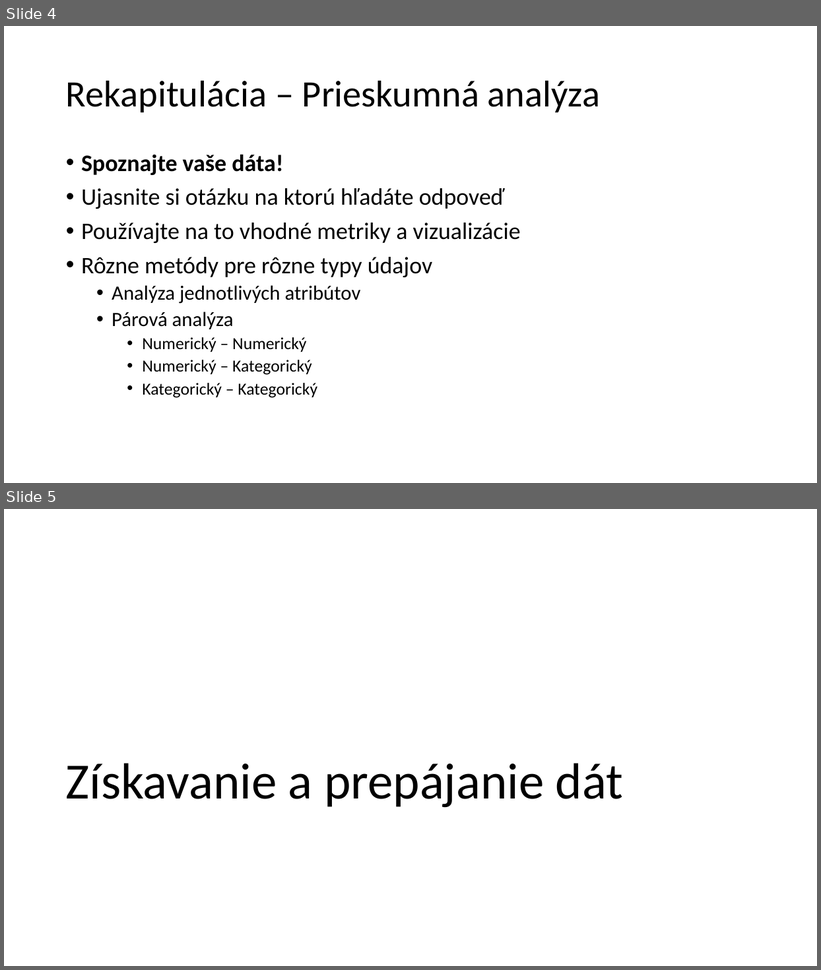
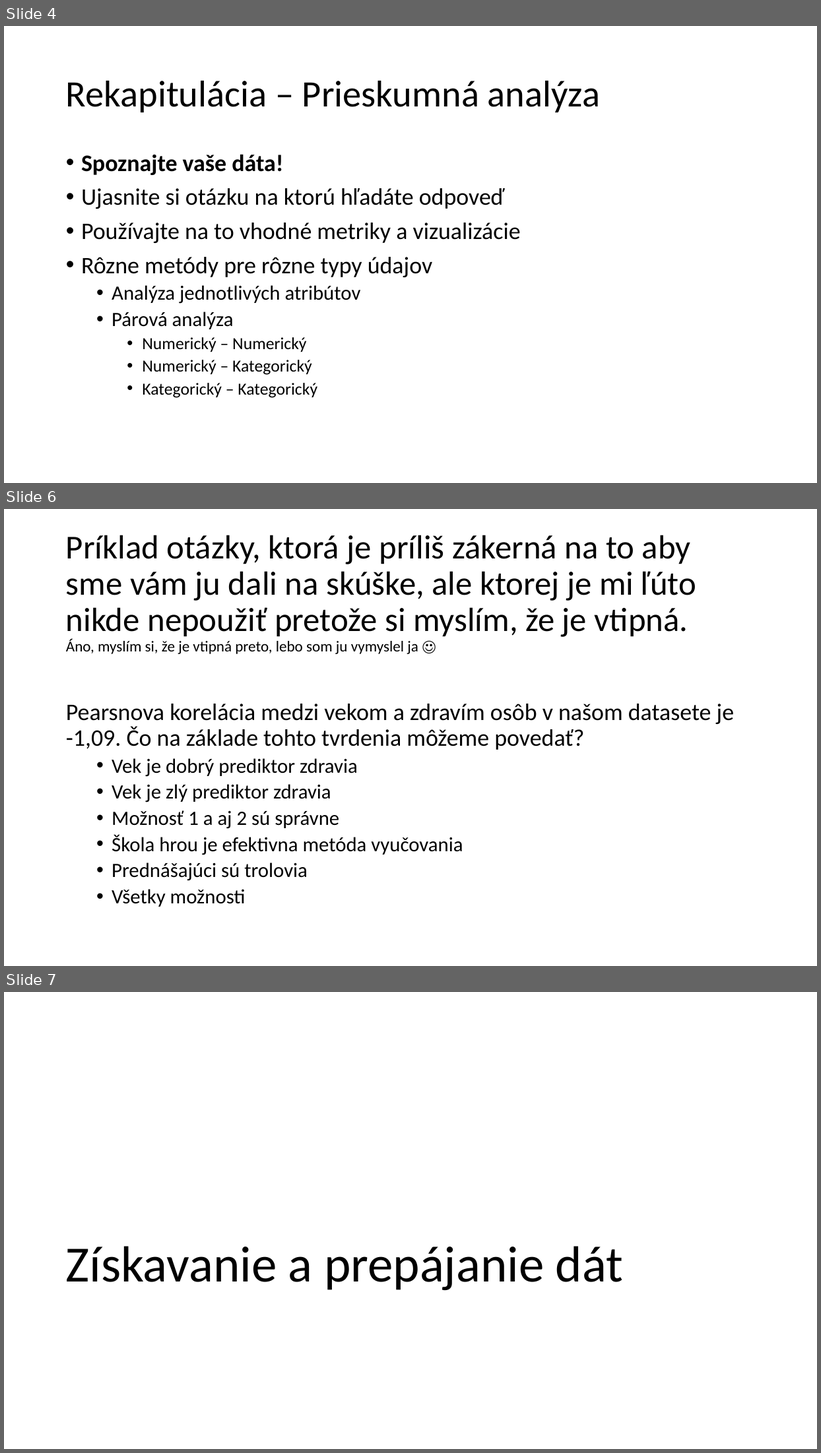
Before and after one commit to robom/IAU-2019-2020, a slide deck: prednasky/04/Získavanie a prepájanie dát.pptx. Shown one above the other, each under a label of ours: slides 4 and 5 before the commit, slides 4, 6 and 7 after it; the slides between them are not shown. The pictures are 821x970 and 821x1453 pixels, drawn with LibreOffice and Linux fonts; fonts in the diff are those of the drawing. Boxes give left, top, right and bottom in pixels: in the first picture for what was removed or moved away, otherwise in the second. Text is boxed around its words. In the diff, an @@ line names an element or a change of style, - is before the commit and + after.

```diff
--- a/prednasky/04/Získavanie a prepájanie dát.pptx
+++ b/prednasky/04/Získavanie a prepájanie dát.pptx
@@ slide 6 added at box(4, 509, 817, 966), background #FFFFFF @@
@@ title added at box(66, 535, 696, 654), 39.6 pt, text #000000 @@
+Príklad otázky, ktorá je príliš zákerná na to aby sme vám ju dali na skúške, ale ktorej je mi ľúto nikde nepoužiť pretože si myslím, že je vtipná.
+Áno, myslím si, že je vtipná preto, lebo som ju vymyslel ja ☺
@@ text added at box(66, 704, 734, 907), 24 pt, text #000000 @@
+Pearsnova korelácia medzi vekom a zdravím osôb v našom datasete je -1,09. Čo na základe tohto tvrdenia môžeme povedať?
+  • Vek je dobrý prediktor zdravia
+  • Vek je zlý prediktor zdravia
+  • Možnosť 1 a aj 2 sú správne
+  • Škola hrou je efektivna metóda vyučovania
+  • Prednášajúci sú trolovia
+  • Všetky možnosti
@@ what was slide 5 is now slide 7 @@
```
Also in this commit, not shown: 1 other slide added, 1 other file.
